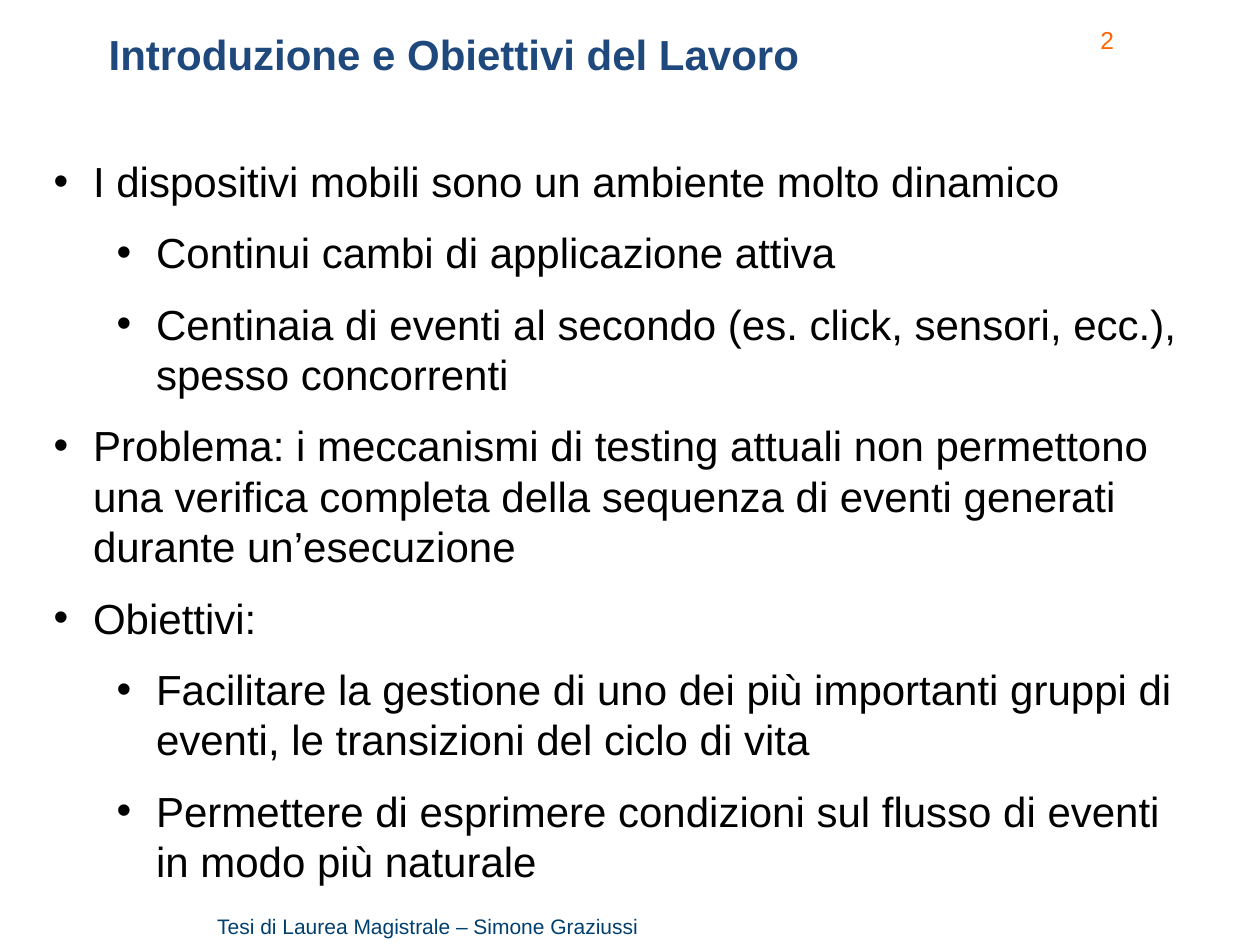
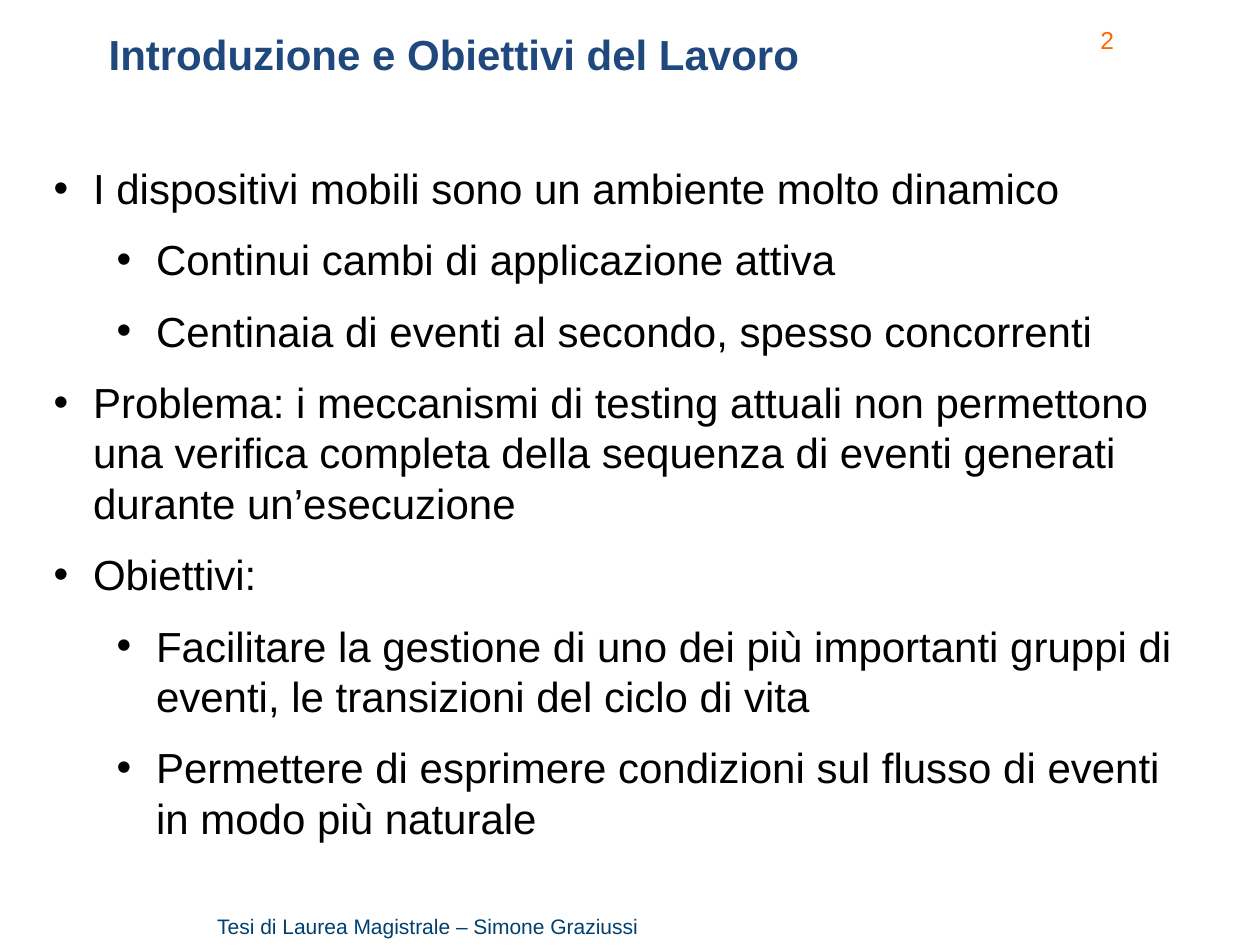
Before and after one commit to Simone3/Thesis, a slide deck: slide 2 of Presentation/Presentation.pptx. Drawn at 1260x945 pixels with LibreOffice and Linux fonts; fonts in the diff are those of the drawing; background and template pictures are left out. Boxes give left, top, right and bottom in pixels: in the first picture for what was removed or moved away, otherwise in the second. Text is boxed around its words. In the diff, an @@ line names an element or a change of style, - is before the commit and + after.

Commit message:
Presentation: minor revision

```diff
--- a/Presentation/Presentation.pptx
+++ b/Presentation/Presentation.pptx
@@ text "I dispositivi mobili sono un ...": place and size @@
-text "I dispositivi mobili sono un ..." at box(93, 166, 1176, 886)
+text "I dispositivi mobili sono un ..." at box(93, 173, 1172, 842)
@@ text at box(156, 316, 1092, 355): text changed @@
-  • Centinaia di eventi al secondo (es. click, sensori, ecc.), spesso concorrenti
+  • Centinaia di eventi al secondo, spesso concorrenti
```
Also in this commit, not shown: 2 other slides changed, 1 other file.
